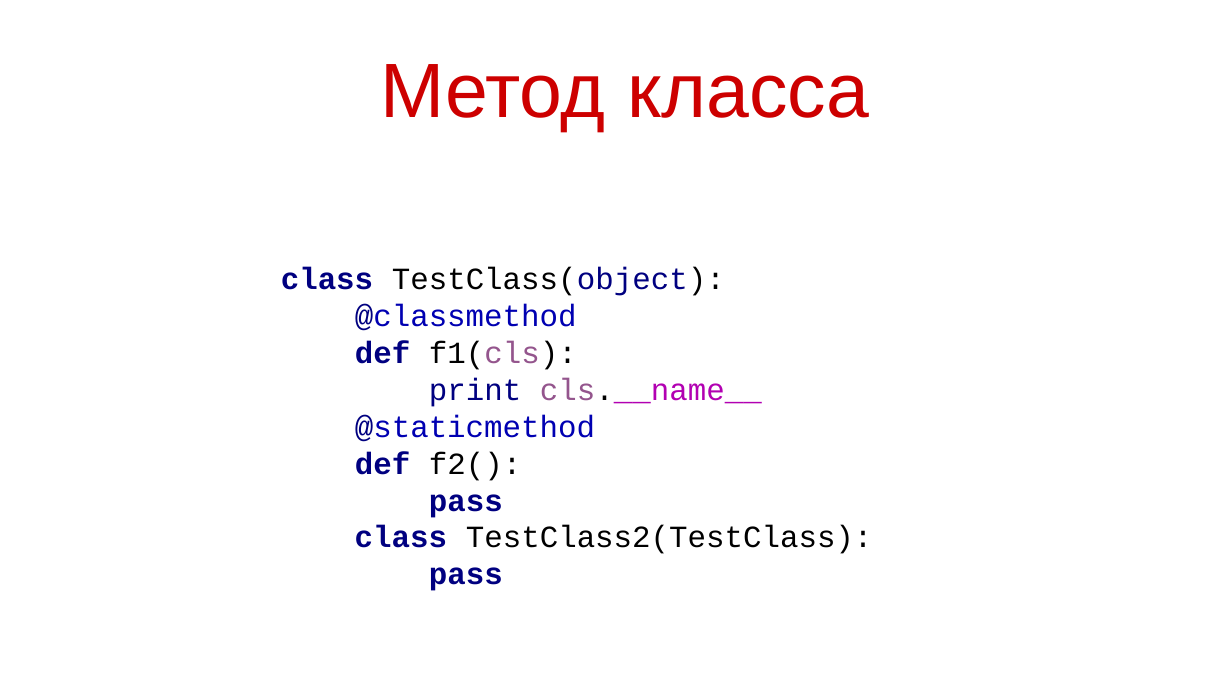
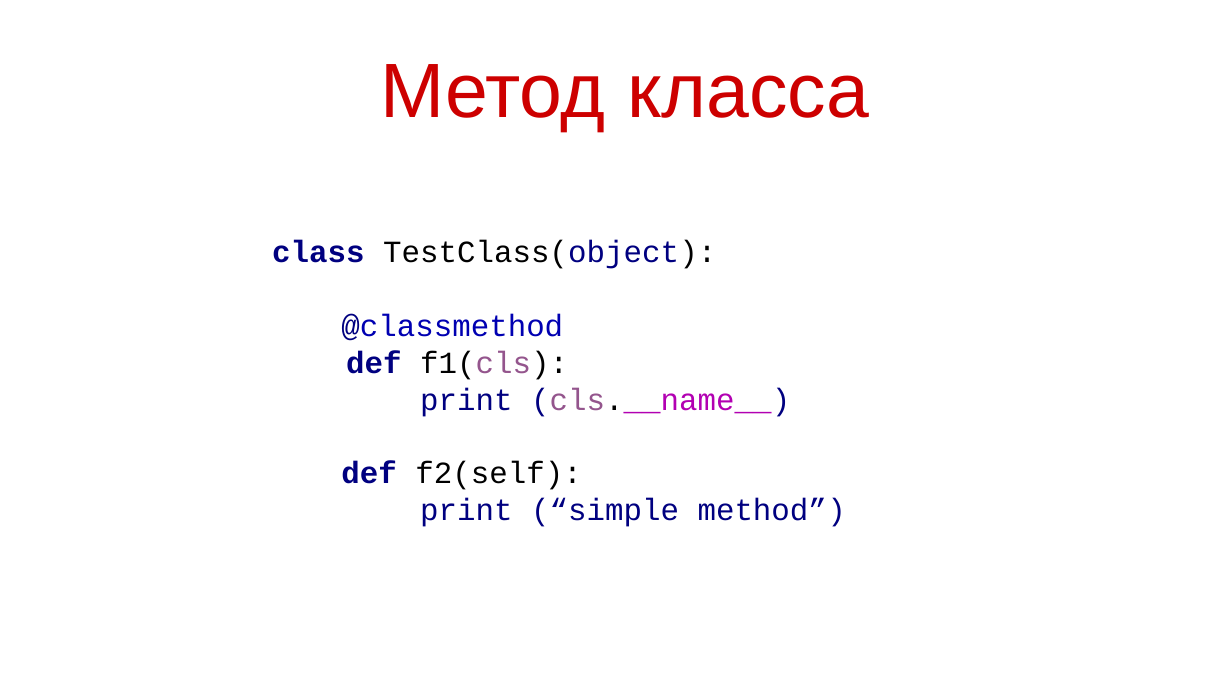
Before and after one commit to maxchv/LearnPython, a slide deck: slide 6 of week09/iteratorsgenerators.pptx (slide 19 before the commit). Drawn at 1232x693 pixels with LibreOffice and Linux fonts; fonts in the diff are those of the drawing. Boxes give left, top, right and bottom in pixels: in the first picture for what was removed or moved away, otherwise in the second. Text is boxed around its words. In the diff, an @@ line names an element or a change of style, - is before the commit and + after.

```diff
--- a/week09/iteratorsgenerators.pptx
+++ b/week09/iteratorsgenerators.pptx
@@ text at bbox=[272, 240, 846, 527]: text changed; text colour #000000 to #000080 @@
-class TestClass(object):
-@classmethod
-def f1(cls):
-print cls.__name__
-@staticmethod
-def f2():
-pass
-class TestClass2(TestClass):
-pass
+class TestClass(object):
+@classmethod
+def f1(cls):
+print (cls.__name__)
+def f2(self):
+print (“simple method”)
```
Also in this commit, not shown: 4 other slides changed, 6 other files.
